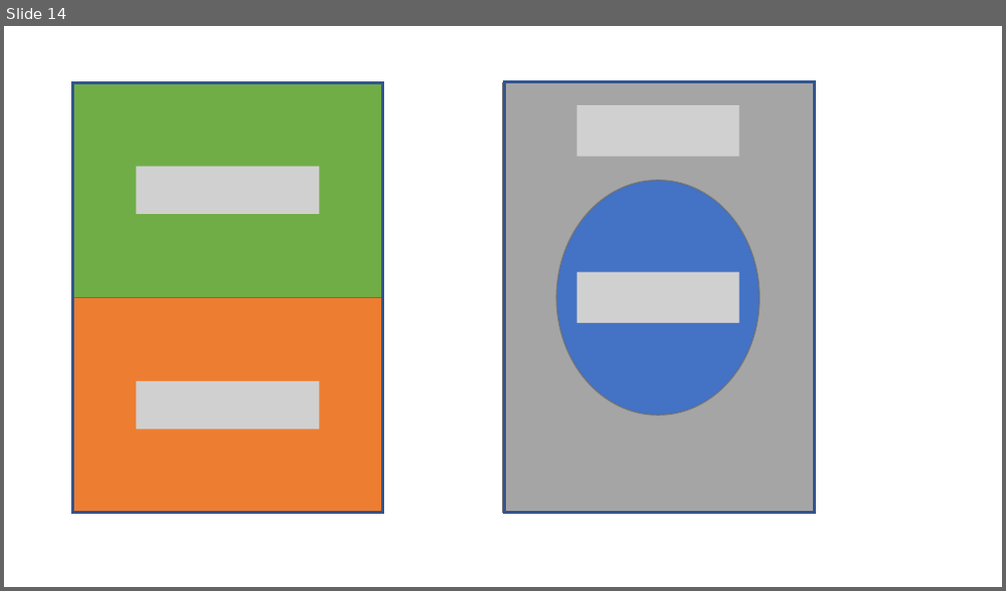
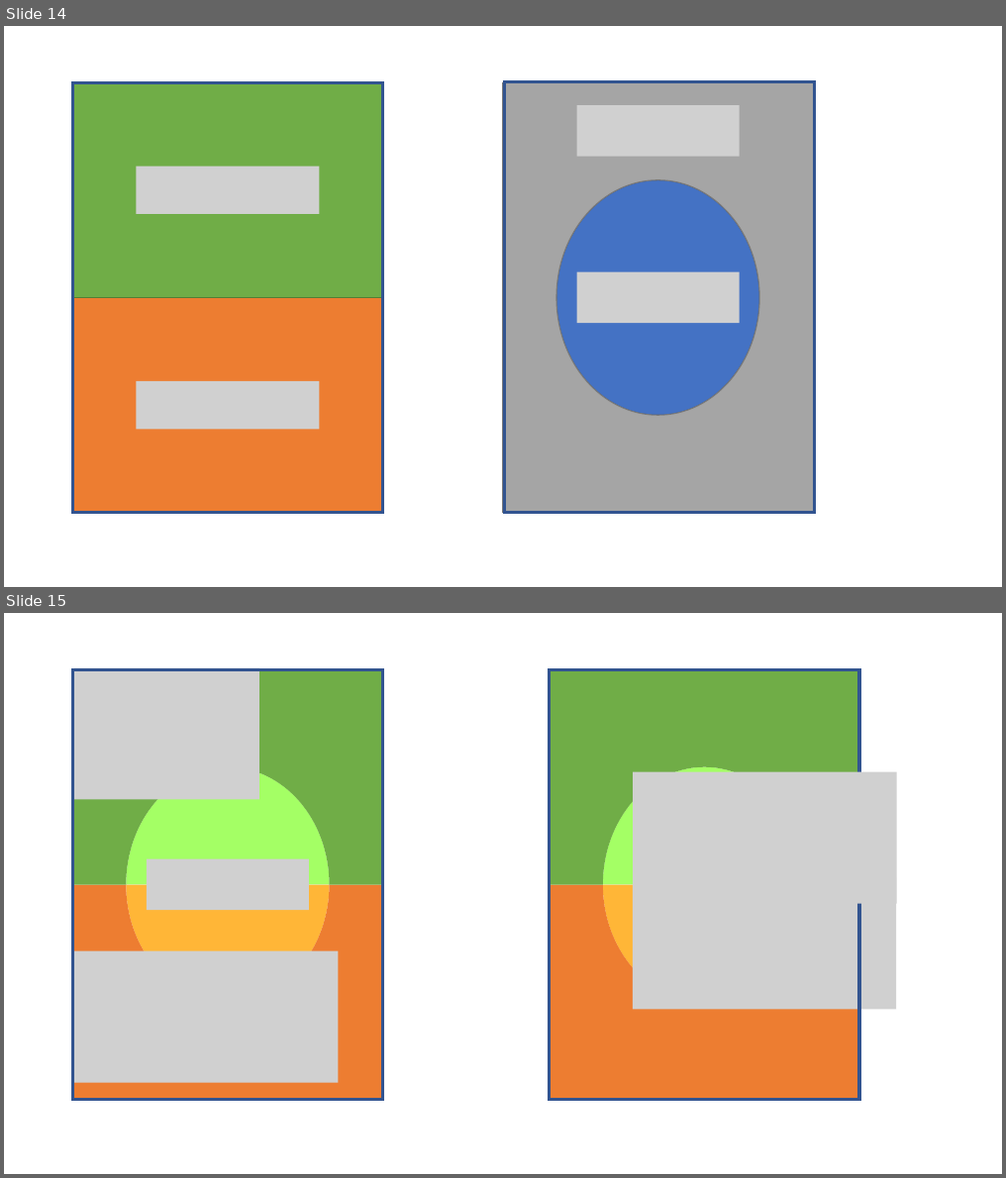
Before and after one commit to daniel-yj-yang/ml, a slide deck: model_evaluation/confusion_matrix/images/visualization_of_confusion_matrix.pptx. Shown one above the other, each under a label of ours: slide 14 before the commit, slides 14 and 15 after it. The pictures are 1006x591 and 1006x1178 pixels, drawn with LibreOffice and Linux fonts; fonts in the diff are those of the drawing; grey boxes stand for pictures. Boxes give left, top, right and bottom in pixels: in the first picture for what was removed or moved away, otherwise in the second. Text is boxed around its words. In the diff, an @@ line names an element or a change of style, - is before the commit and + after.

```diff
--- a/model_evaluation/confusion_matrix/images/visualization_of_confusion_matrix.pptx
+++ b/model_evaluation/confusion_matrix/images/visualization_of_confusion_matrix.pptx
@@ slide 15 added at (4,613,1002,1174), background #FFFFFF @@
@@ freeform shape added at (73,669,383,885), fill #70AD47 @@
@@ rectangle added at (73,669,383,1100), outline #325491 3 pt @@
@@ picture added at (74,668,259,800) @@
@@ freeform shape added at (549,669,859,885), fill #70AD47 @@
@@ rectangle added at (549,669,859,1100), outline #325491 3 pt @@
@@ freeform shape added at (126,767,329,884), fill #A4FF65 @@
@@ freeform shape added at (603,767,806,884), fill #A4FF65 @@
@@ picture added at (633,772,896,904) @@
@@ picture added at (147,860,309,910) @@
@@ picture added at (633,878,896,1010) @@
@@ freeform shape added at (73,884,383,1100), fill #ED7D31 @@
@@ freeform shape added at (126,884,329,1002), fill #FFB637 @@
@@ freeform shape added at (549,884,859,1100), fill #ED7D31 @@
@@ freeform shape added at (603,884,806,1002), fill #FFB637 @@
@@ picture added at (74,952,338,1083) @@
```
Also in this commit, not shown: 4 other slides added, 2 other files.
